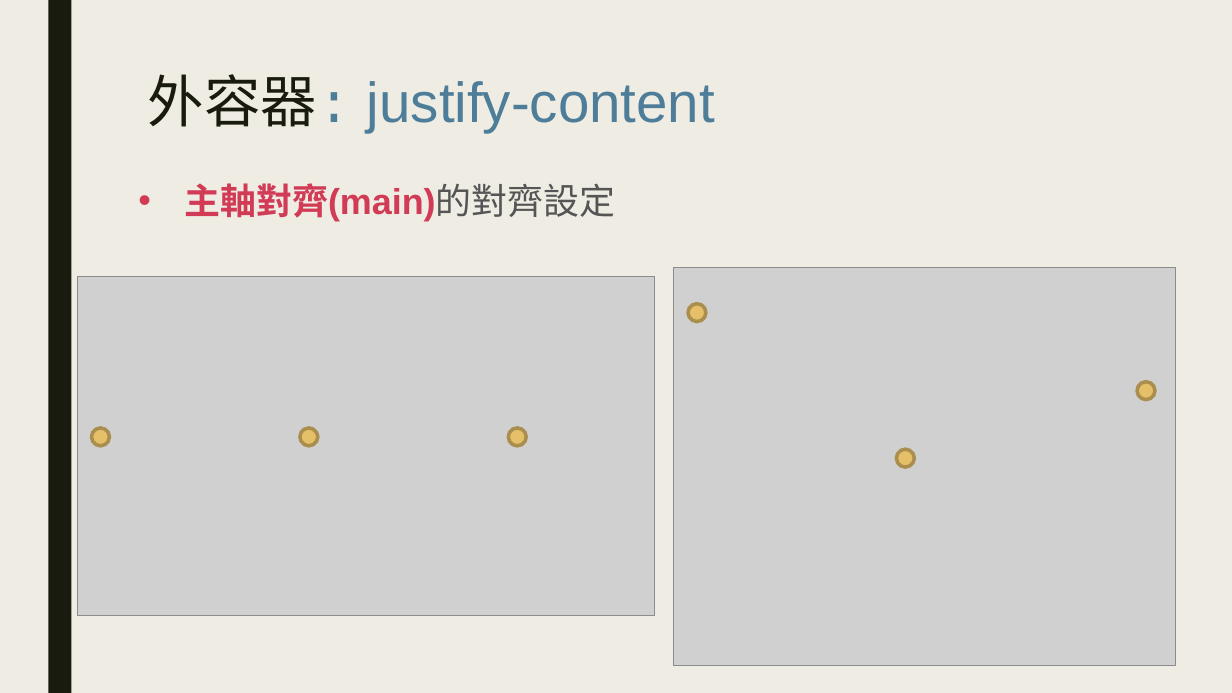
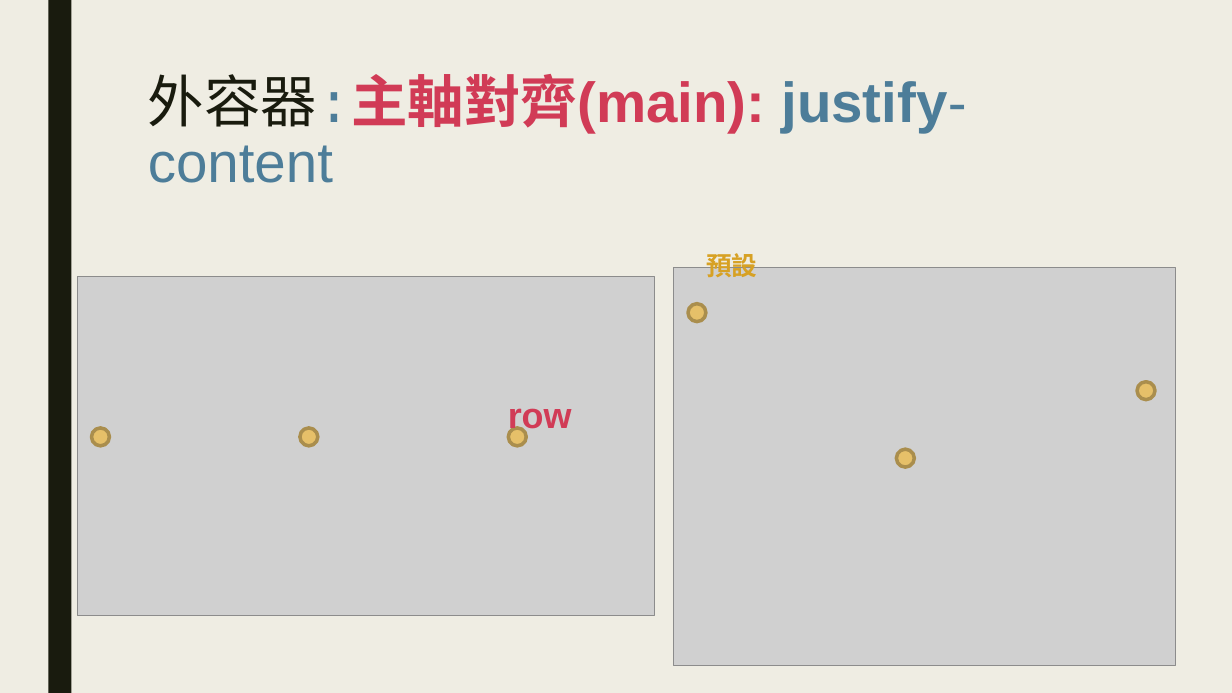
Before and after one commit to Alicexdcw/FrontEndTutorial, a slide deck: slide 17 of sidle-project-porfit.pptx (slide 18 before the commit). Drawn at 1232x693 pixels with LibreOffice and Linux fonts; fonts in the diff are those of the drawing; grey boxes stand for pictures. Boxes give left, top, right and bottom in pixels: in the first picture for what was removed or moved away, otherwise in the second. Text is boxed around its words. In the diff, an @@ line names an element or a change of style, - is before the commit and + after.

```diff
--- a/sidle-project-porfit.pptx
+++ b/sidle-project-porfit.pptx
@@ title at (148,74,966,134): text changed; bold on @@
-外容器: justify-content
+外容器:主軸對齊(main): justify-content
@@ text removed at (185,183,616,222) @@
-• 主軸對齊(main)的對齊設定
@@ text added at (706,253,757,277), 20 pt, text #D7A124, bold @@
+預設
@@ text added at (508,408,572,435), 28 pt, text #D13B56, bold @@
+row
```
Also in this commit, not shown: 6 other slides changed, 15 slides added, 1 slide removed, 3 other files.
